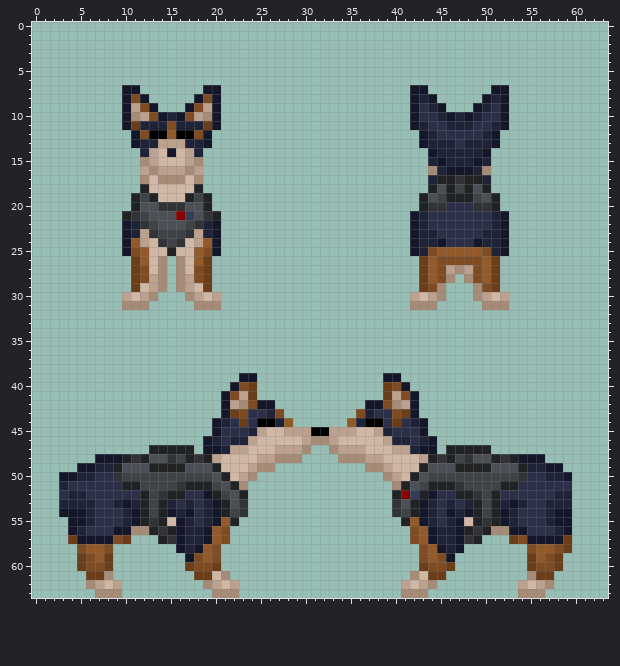
One commit to this pixel-art sprite: Resources/Textures/_DV/Mobs/Pets/secdog.rsi/base.png. Above is the file before it was changed.
The file is 64x64 pixels.
After the commit:
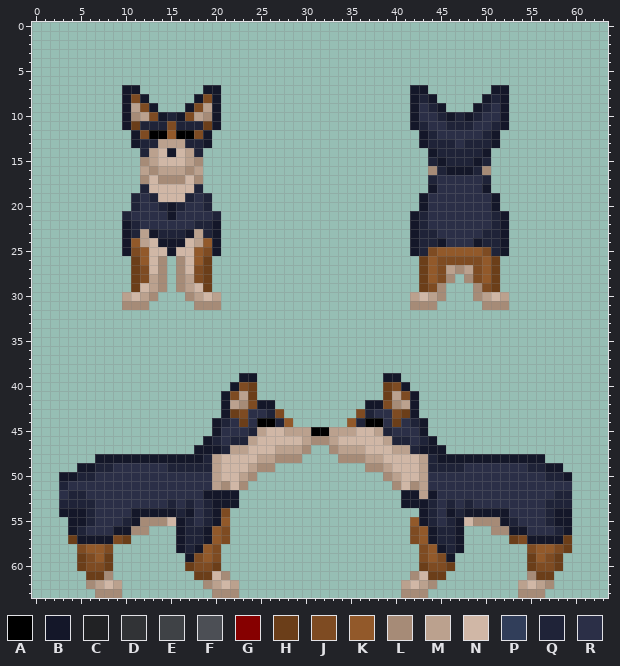
Palette (. is transparent): A #000000  B #141729  C #212224  D #313336  E #3f4246  F #4c4f55  G #860000  H #6b3e19  J #7e4b22  K #92592a  L #a68b77  M #bba18e  N #d0b7a6  P #313e5a  Q #1f2338  R #2b2f47
Log entry: Remove built-in durathread vest on secdog
Changes in this commit:
y 17: x 45..49 CCDCC -> RRRRR
y 18: x 12 C -> Q; x 18 C -> Q; x 44..50 CFCECFC -> BRRRRRB
y 19: x 11..13 CEC -> QRQ; x 17..19 CEC -> QRQ; x 43..51 CFECCCEFC -> BRRRRRRRB
y 20: x 11..19 CFFDDDFFC -> QRRQBQRRQ; x 43..45 CDD -> BRR; x 49..51 DDC -> RRB
y 21: x 10..20 CDEFFFGPFDC -> QRRRRBRRRRQ
y 22: x 12..18 DEFFFED -> RRRRRRQ
y 23: x 13..17 DEEED -> BQQQB
y 24: x 14..16 DED -> BBB
y 25: x 15 C -> B
y 47: x 13..18 CCCCC. -> .....B; x 45..50 .CCCCC -> B.....
y 48: x 10..19 CDCFFDECDC -> BBBBBBBBBQ; x 44..53 CDCEDFFCDC -> QBBBBBBBBB
y 49: x 9..20 CFFFCCCCFFFC -> RRRRRRQQQQQM; x 43..54 CFFFCCCCFFFC -> MQQQQRRRRRRR
y 50: x 9..21 DEEEEEEEEEEFC -> RRRRRRRRRRRMN; x 42..54 CFEEEEEEEEEED -> NMRRRRRRRRRRR
y 51: x 10..22 CCEEEEDCCCEFC -> RRRRRRRRRRMLN; x 41..53 CFECCCDEEEECC -> NLMRRRRRRRRRR
y 52: x 12..16 CEDCC -> RRRRR; x 20..23 CEFC -> BBB.; x 40..43 CGPC -> .BBM; x 47..51 CCDEC -> RRRRR
y 53: x 9..14 QBQCEC -> RRRRRR; x 21..23 CFD -> BB.; x 40..42 DFC -> .BB; x 49..54 CECQBQ -> RRRRRR
y 54: x 10 Q -> R; x 12..14 CEC -> BBB; x 21..23 CED -> J..; x 40..42 DEC -> ...; x 49..51 CEC -> BBB; x 53 Q -> R
y 55: x 12..14 CDC -> LLL; x 22 C -> .; x 41 C -> .; x 49..51 CDC -> LLL
y 56: x 13..15 CDC -> ...; x 48..50 CDC -> ...
y 57: x 14..15 CD -> ..; x 48..49 DC -> ..
